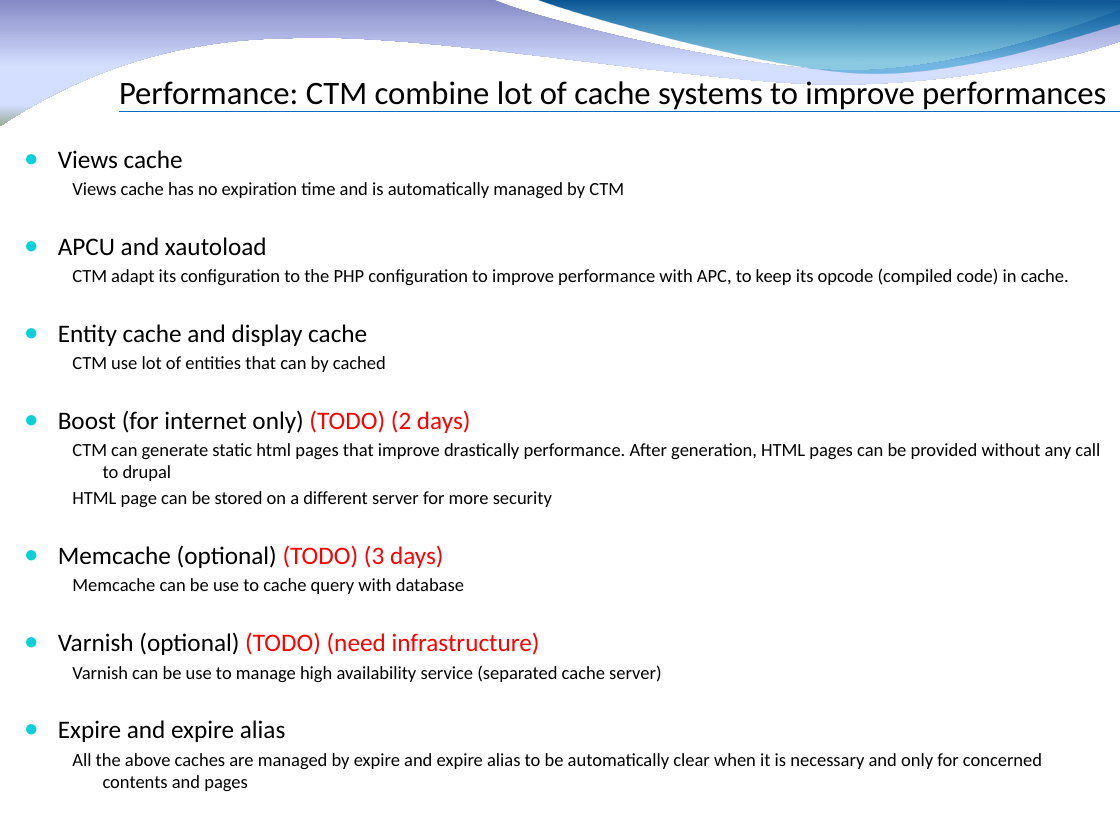
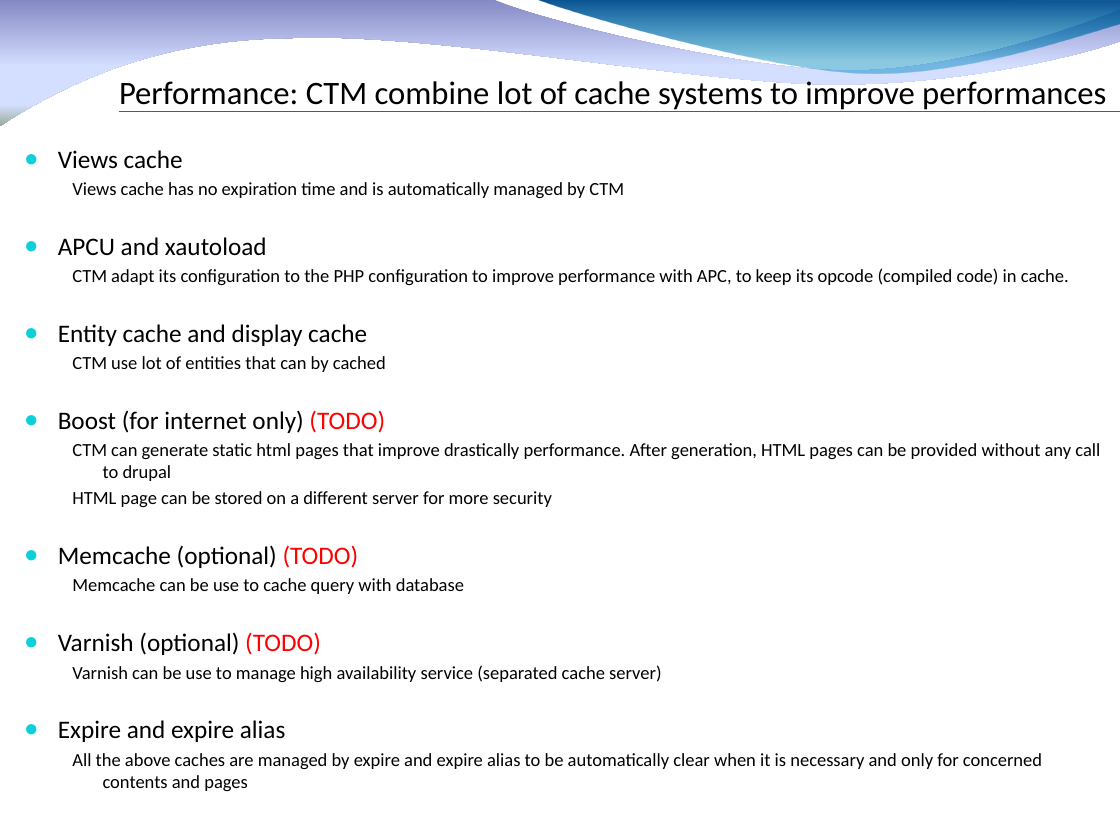
Before and after one commit to fauconv/ctm_drupal7, a slide deck: slide 25 of docs/Drupal 7 CTM factory.pptx. Drawn at 1120x840 pixels with LibreOffice and Linux fonts; fonts in the diff are those of the drawing; background and template pictures are left out. Boxes give left, top, right and bottom in pixels: in the first picture for what was removed or moved away, otherwise in the second. Text is boxed around its words. In the diff, an @@ line names an element or a change of style, - is before the commit and + after.

```diff
--- a/docs/Drupal 7 CTM factory.pptx
+++ b/docs/Drupal 7 CTM factory.pptx
@@ text at (x1=58, y1=410, x2=385, y2=433): text changed @@
-● Boost (for internet only) (TODO) (2 days)
+● Boost (for internet only) (TODO)
@@ text at (x1=58, y1=545, x2=359, y2=568): text changed @@
-● Memcache (optional) (TODO) (3 days)
+● Memcache (optional) (TODO)
@@ text at (x1=58, y1=632, x2=321, y2=655): text changed; text colour #FF0000 to #000000 @@
-● Varnish (optional) (TODO) (need infrastructure)
+● Varnish (optional) (TODO)
```
Also in this commit, not shown: 11 other slides changed, 18 other files.
